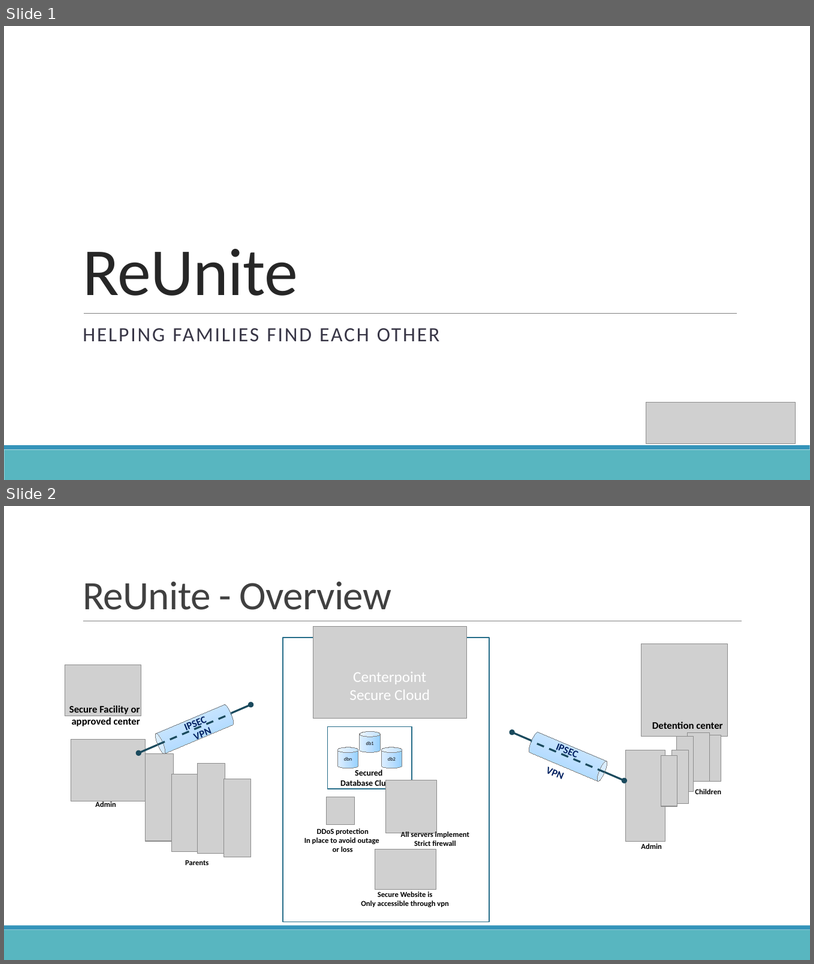
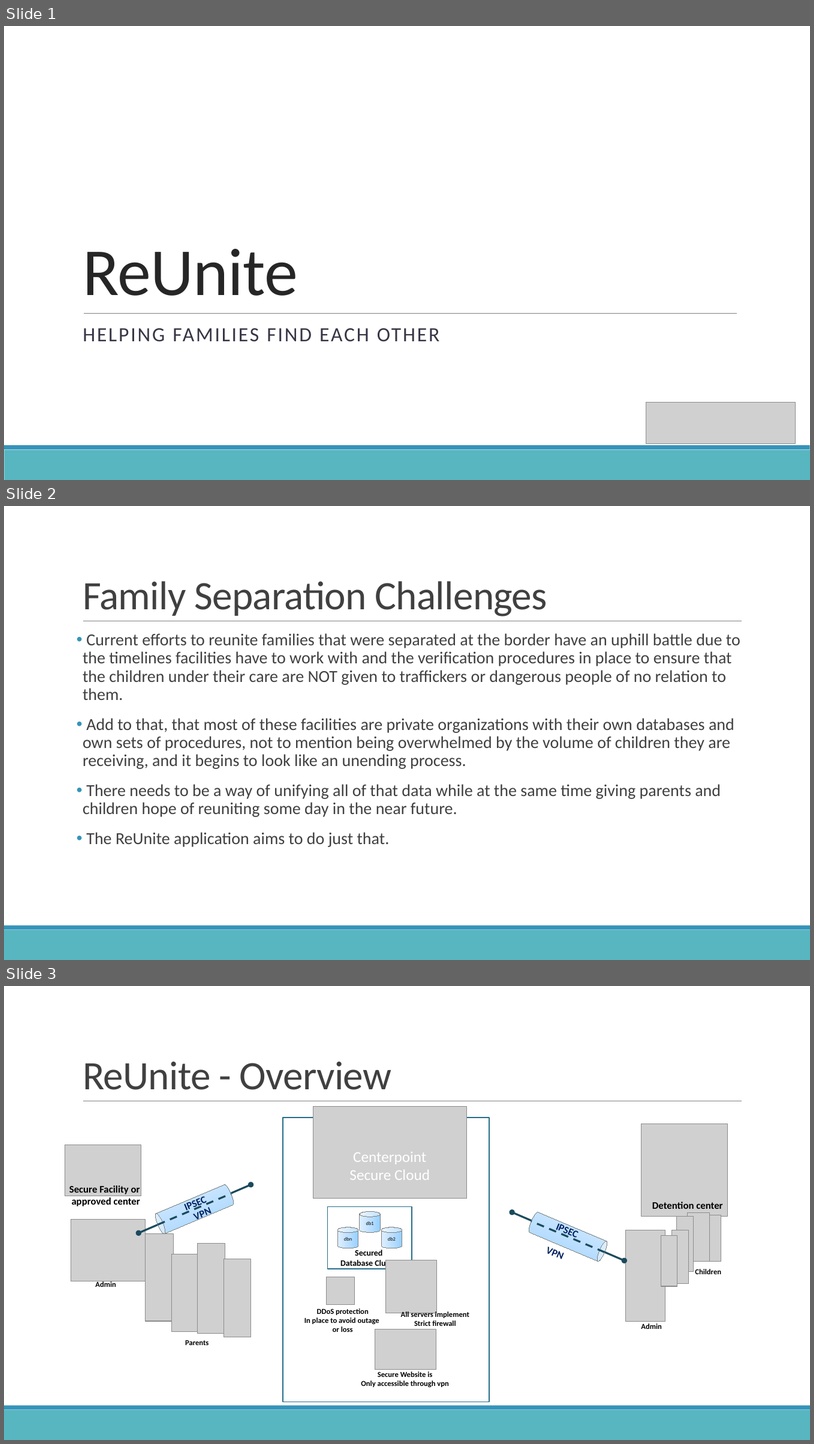
Before and after one commit to weirdaze/reunite, a slide deck: ReUnite Overview.pptx. Shown one above the other, each under a label of ours: slides 1 and 2 before the commit, slides 1, 2 and 3 after it. The pictures are 814x964 and 814x1444 pixels, drawn with LibreOffice and Linux fonts; fonts in the diff are those of the drawing; grey boxes stand for pictures; background and template pictures are left out. Boxes give left, top, right and bottom in pixels: in the first picture for what was removed or moved away, otherwise in the second. Text is boxed around its words. In the diff, an @@ line names an element or a change of style, - is before the commit and + after.

```diff
--- a/ReUnite Overview.pptx
+++ b/ReUnite Overview.pptx
@@ slide 2 added at bbox=[4, 506, 810, 960], background #FFFFFF; not listed: 3 template elements that a slide beside it also shows @@
@@ title added at bbox=[83, 581, 548, 616], 48 pt, text #404040 @@
+Family Separation Challenges
@@ text added at bbox=[83, 633, 741, 847], 20 pt, text #404040 @@
+• Current efforts to reunite families that were separated at the border have an uphill battle due to the timelines facilities have to work with and the verification procedures in place to ensure that the children under their care are NOT given to traffickers or dangerous people of no relation to them.
+• Add to that, that most of these facilities are private organizations with their own databases and own sets of procedures, not to mention being overwhelmed by the volume of children they are receiving, and it begins to look like an unending process.
+• There needs to be a way of unifying all of that data while at the same time giving parents and children hope of reuniting some day in the near future.
+• The ReUnite application aims to do just that.
@@ what was slide 2 is now slide 3 @@
```
Also in this commit, not shown: 1 other slide added, 2 other files.
